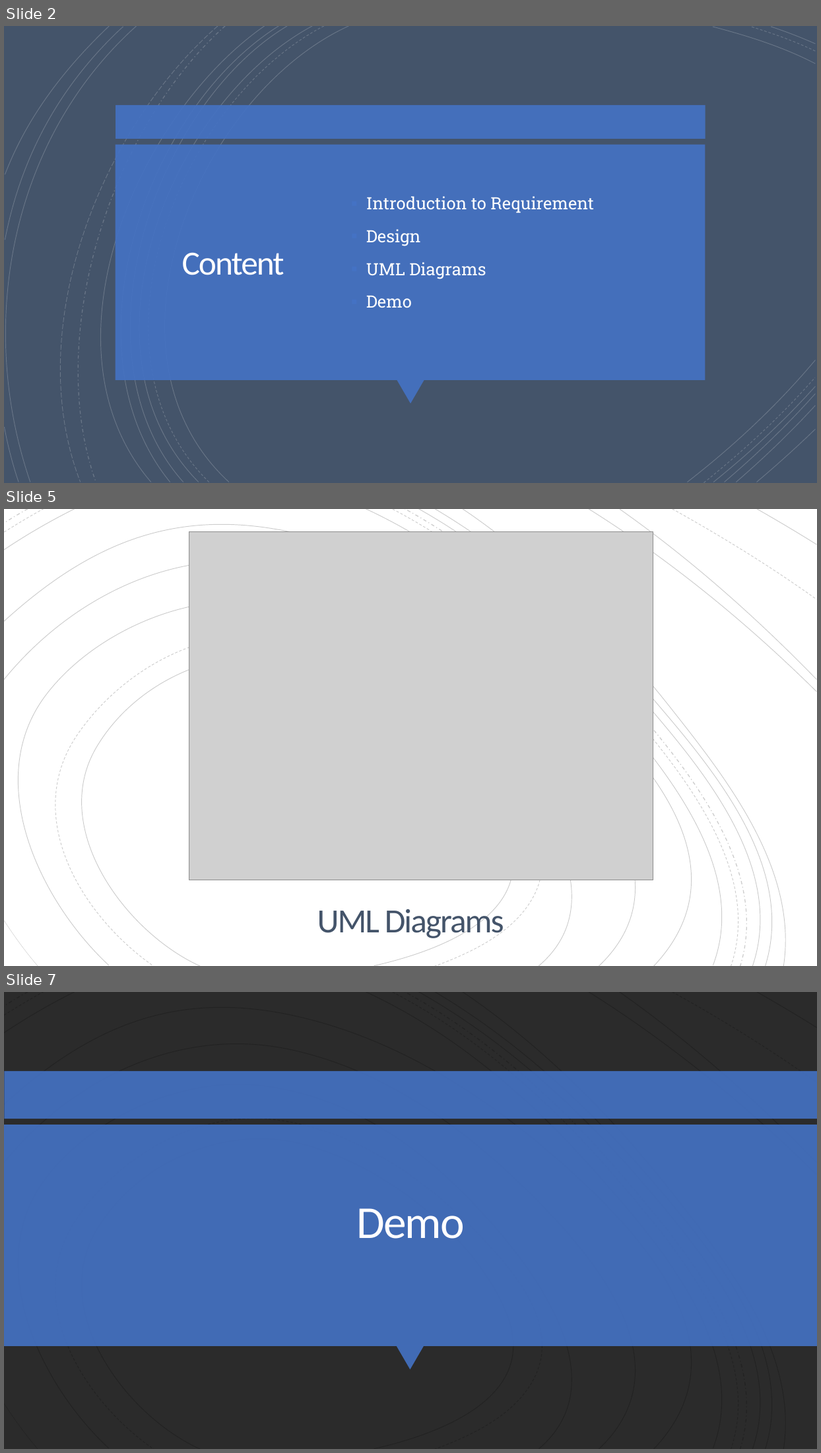
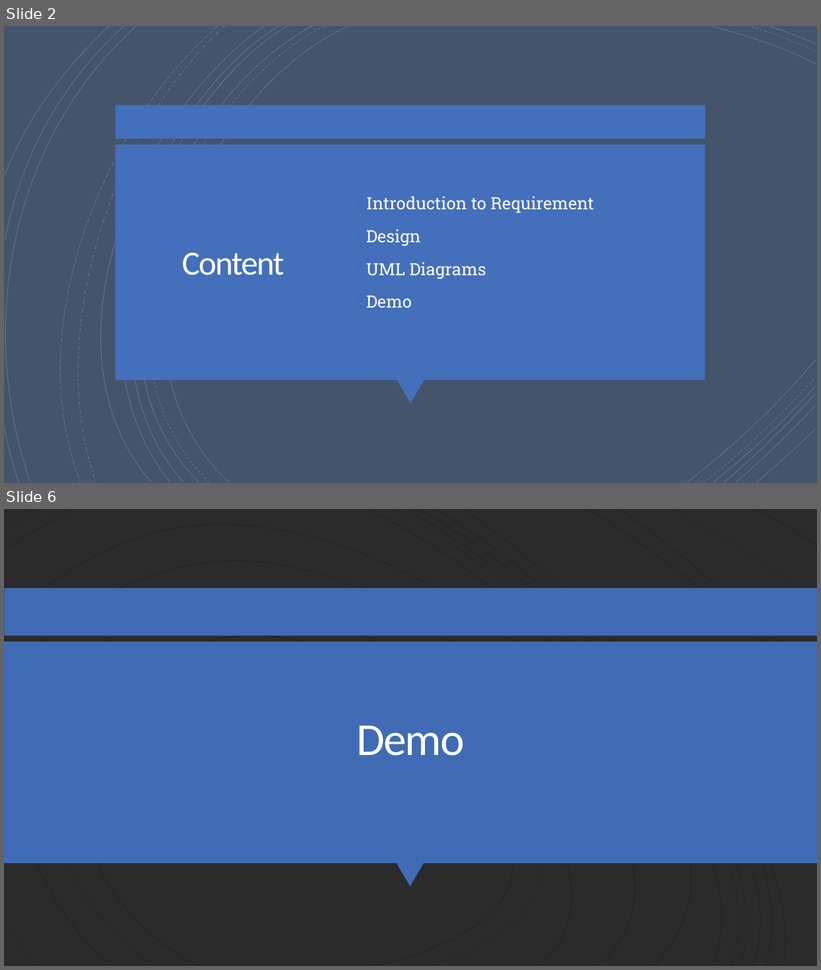
Before and after one commit to Aditya-Kajale/attendance_app, a slide deck: college files/Attendance Management.pptx. Shown one above the other, each under a label of ours: slides 2, 5 and 7 before the commit, slides 2 and 6 after it; the slides between them are not shown. The pictures are 821x1453 and 821x970 pixels, drawn with LibreOffice and Linux fonts; fonts in the diff are those of the drawing; grey boxes stand for pictures; background and template pictures are left out; a plain dark background stands for a picture behind light text. Boxes give left, top, right and bottom in pixels: in the first picture for what was removed or moved away, otherwise in the second. Text is boxed around its words. In the diff, an @@ line names an element or a change of style, - is before the commit and + after.

```diff
--- a/college files/Attendance Management.pptx
+++ b/college files/Attendance Management.pptx
@@ slide 5 removed at box(4, 509, 817, 966), background #FFFFFF; not listed: 18 template elements that a slide beside it also shows @@
@@ rectangle removed at box(4, 509, 817, 966) @@
@@ group removed at box(4, 509, 817, 966): 19 freeform shapes @@
@@ group removed at box(4, 509, 817, 966): 19 freeform shapes @@
@@ picture removed at box(189, 532, 653, 881) @@
@@ title removed at box(318, 905, 504, 941) @@
-UML Diagrams
@@ what was slide 7 is now slide 6 @@
```
Also in this commit, not shown: 1 slide changed, 1 slide added, 1 other slide removed, 32 other files.
